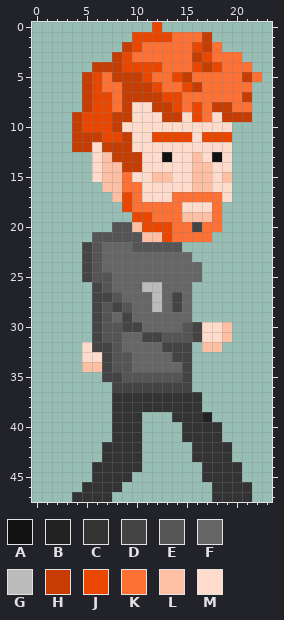
One commit to this pixel-art sprite: pfp-game/platforms/android/app/src/main/assets/www/img/level-0-character-jump.png. That is the earlier state.
The file is 24x48 pixels.
Palette (. is transparent): A #111111  B #222222  C #333333  D #444444  E #555555  F #666666  G #bbbbbb  H #c73c00  J #eb4600  K #ff7033  L #ffbfa3  M #ffdbcc
Pixels before, first column x 4:
 0 ........J..........
 1 ......JJJJKKKH.....
 2 .....HJKKKKKJHK....
 3 ....HJKKKKKKHJKKK..
 4 ..HHHJJJJKKKJHJKKK.
 5 .HJKHHHJKKJHKKKKKHK
 6 .HJKKHHHJKKJHKKKKK.
 7 .HJJKHHHHJJKKKKKKH.
 8 .HJJKHMMHHJKJKHHKK.
 9 HJJJHHMMMHHMJKMHHH.
10 HJJJHMMMMMMMMMMM...
11 HHHJJHMMJJJJMJJJ...
12 HHMHHHMMMMMMMMMM...
13 ..MLHHHMMAMMLMAM...
14 ..MLLHHMMMMMLLMM...
15 ..MLLKMMLLMMLLML...
16 ...LLKKMMMMMLLMM...
17 ....LJKMMMKKKKKM...
18 .....JKKKKKMMMK....
19 ......JJKKKLLLK....
20 ....EELJJJKKDKK....
21 ..EEEEELLJKKKK.....
22 .DEFFFEEEEE........
23 .DEFFFFFFFFF.......
24 .DEFFFFFFFFFF......
25 .DEEFFFFFFFFF......
26 ..DEFFFGGFFF.......
27 ..DDEFFFGFDF.......
28 ..DEDEFFGFDF.......
29 ..DEFDFFFFFF.......
30 ..DEEDDFFFFEDMML...
31 ..DEEFFDDEEEDMML...
32 .MDDEFFFFDDD.LL....
33 .MMDEEFFFFDD.......
34 .LLDEEFFFFFD.......
35 ...DDEEEEEED.......
36 ....DDDDDDDD.......
37 ....CCCCCCCCC......
38 ....CCCCCCCCC......
39 ....CCC...CCCB.....
40 ....CCC....CCCC....
41 ....CCC....CCCC....
42 ...CCCC.....CCCC...
43 ...CCCC.....CCCC...
44 ..CCCCC......CCCC..
45 ..CCCC.......CCCC..
46 .CCCC.........CCCC.
47 CCCC..........CCCC.
Once edited:
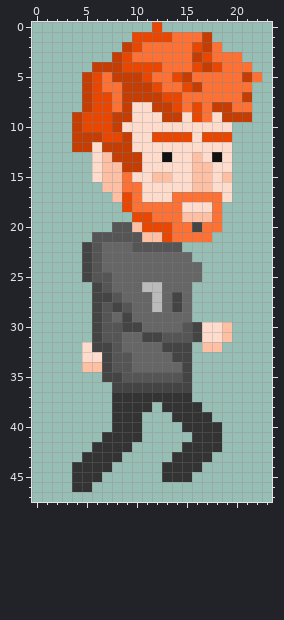
Difference:
Changed rows in their new state; - is an unchanged pixel.
first column x 4:
37 ------------.-----
38 --------.---------
39 -------------C----
41 ---C-------.------
42 --C---.----C---.--
43 -CC--..---CC--..--
44 CC--...--CCCC....-
45 CC-...---CCC-....-
46 C-...---------....
47 ....----------....
Pixel boxes of the changes (left, top, right, bottom) in both pictures:
changed: (72, 392, 252, 502)
